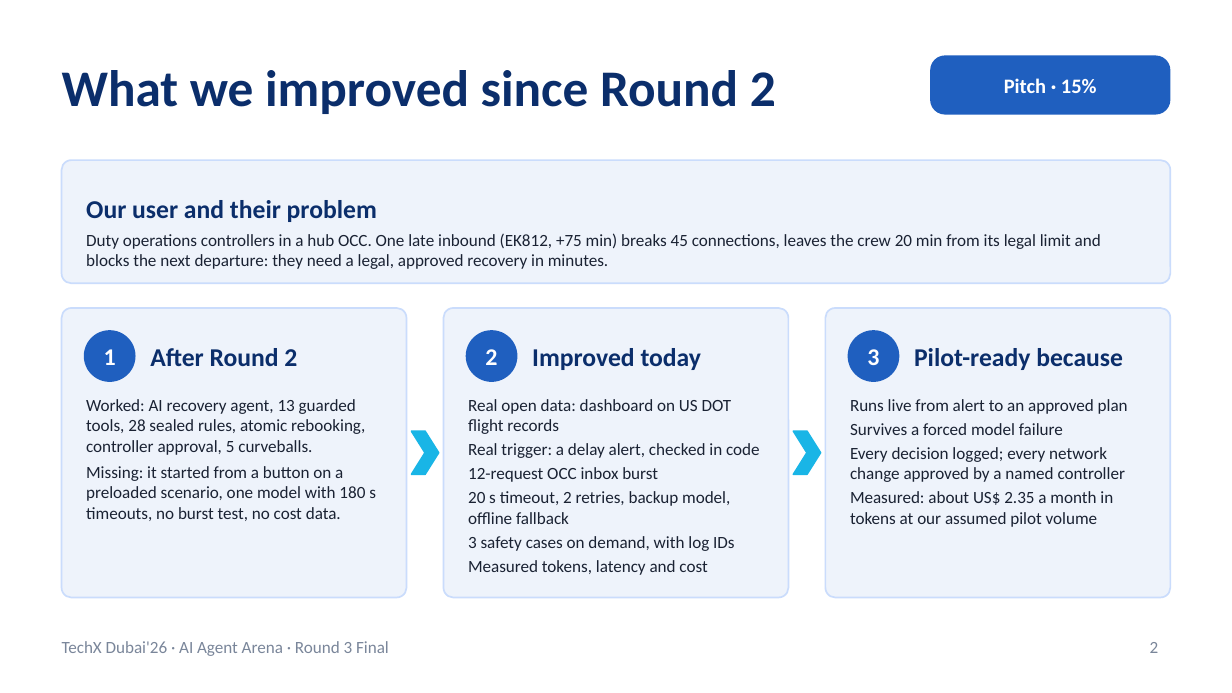
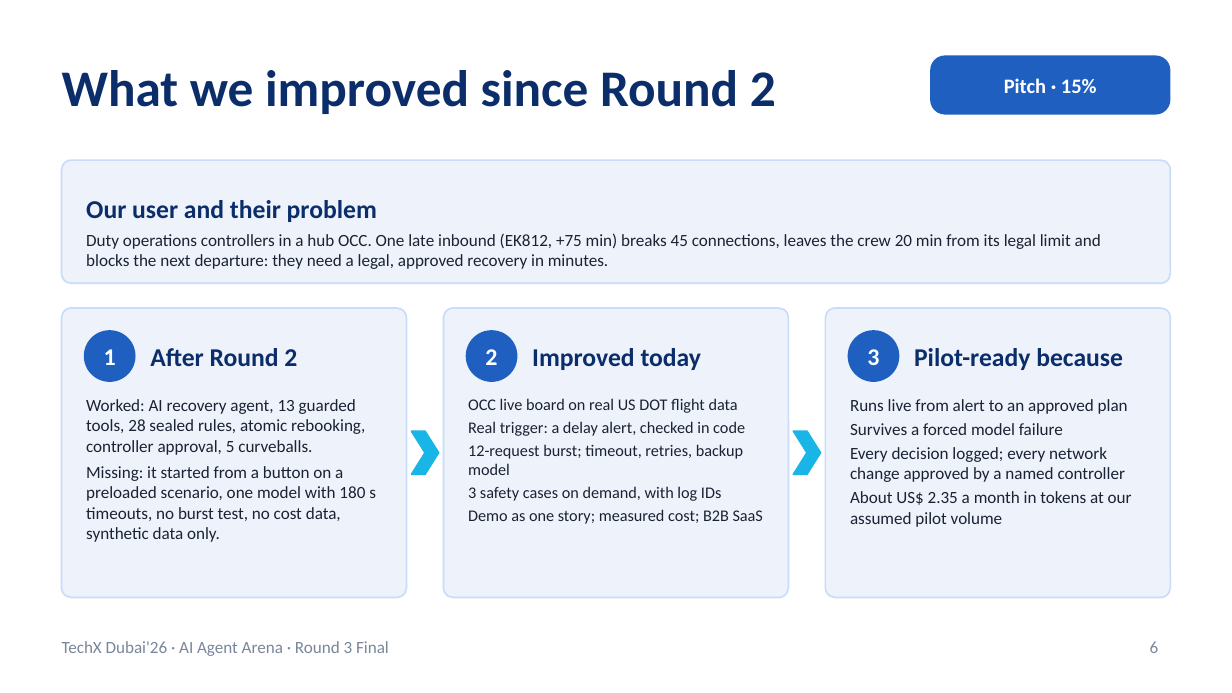
Before and after one commit to RithikhC/EagleX, a slide deck: slide 6 of docs/EagleX_Round3_Final.pptx (slide 2 before the commit). Drawn at 1232x693 pixels with LibreOffice and Linux fonts; fonts in the diff are those of the drawing. Boxes give left, top, right and bottom in pixels: in the first picture for what was removed or moved away, otherwise in the second. Text is boxed around its words. In the diff, an @@ line names an element or a change of style, - is before the commit and + after.

```diff
--- a/docs/EagleX_Round3_Final.pptx
+++ b/docs/EagleX_Round3_Final.pptx
@@ text at [468,398,738,413]: text changed; size 10 to 9.5 pt @@
-Real open data: dashboard on US DOT flight records
+OCC live board on real US DOT flight data
@@ text at [468,444,743,475]: text changed; size 10 to 9.5 pt @@
-12-request OCC inbox burst
-20 s timeout, 2 retries, backup model, offline fallback
+12-request burst; timeout, retries, backup model
@@ text at [468,421,745,501]: size 10 to 9.5 pt in "Real trigger: a delay alert, checked in ...", "3 safety cases on demand, with log ..." @@
@@ text at [86,466,376,542]: text changed @@
-Missing: it started from a button on a preloaded scenario, one model with 180 s timeouts, no burst test, no cost data.
+Missing: it started from a button on a preloaded scenario, one model with 180 s timeouts, no burst test, no cost data, synthetic data only.
@@ text at [468,509,763,524]: text changed; size 10 to 9.5 pt @@
-Measured tokens, latency and cost
+Demo as one story; measured cost; B2B SaaS
@@ text at [850,491,1132,527]: text changed @@
-Measured: about US$ 2.35 a month in tokens at our assumed pilot volume
+About US$ 2.35 a month in tokens at our assumed pilot volume
@@ page number at [1150,641,1159,653]: text changed @@
-2
+6
```
Also in this commit, not shown: 11 other slides changed, 7 slides added, 1 slide removed, 13 other files.
